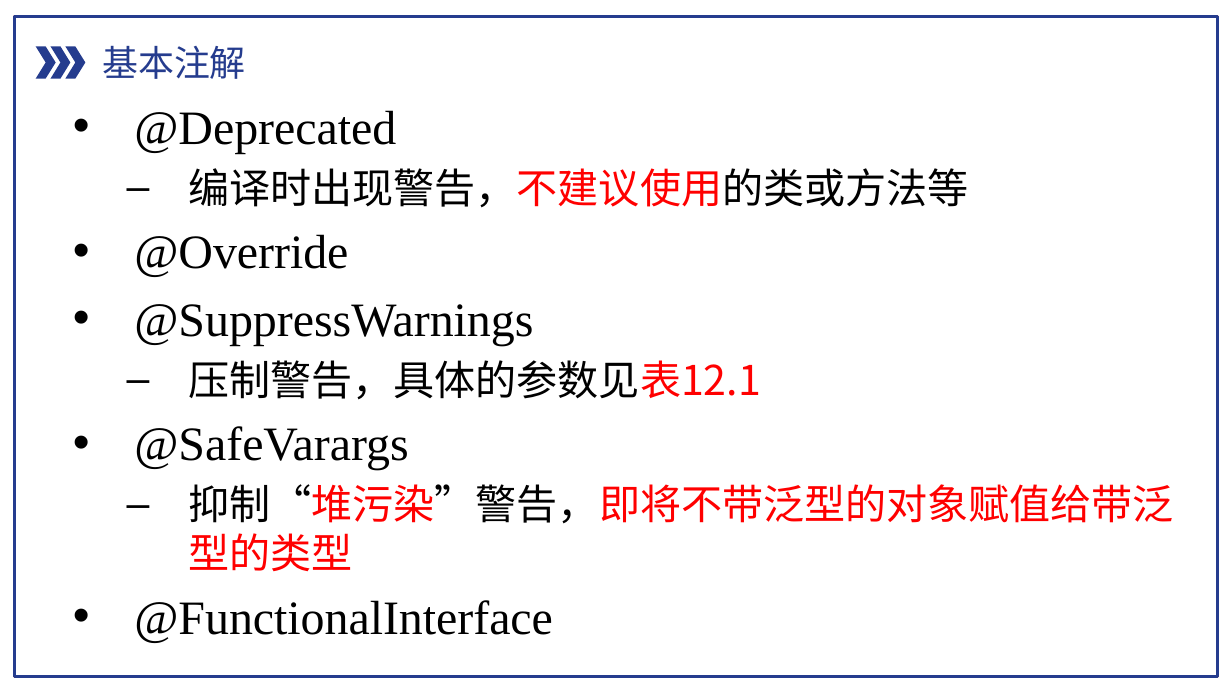
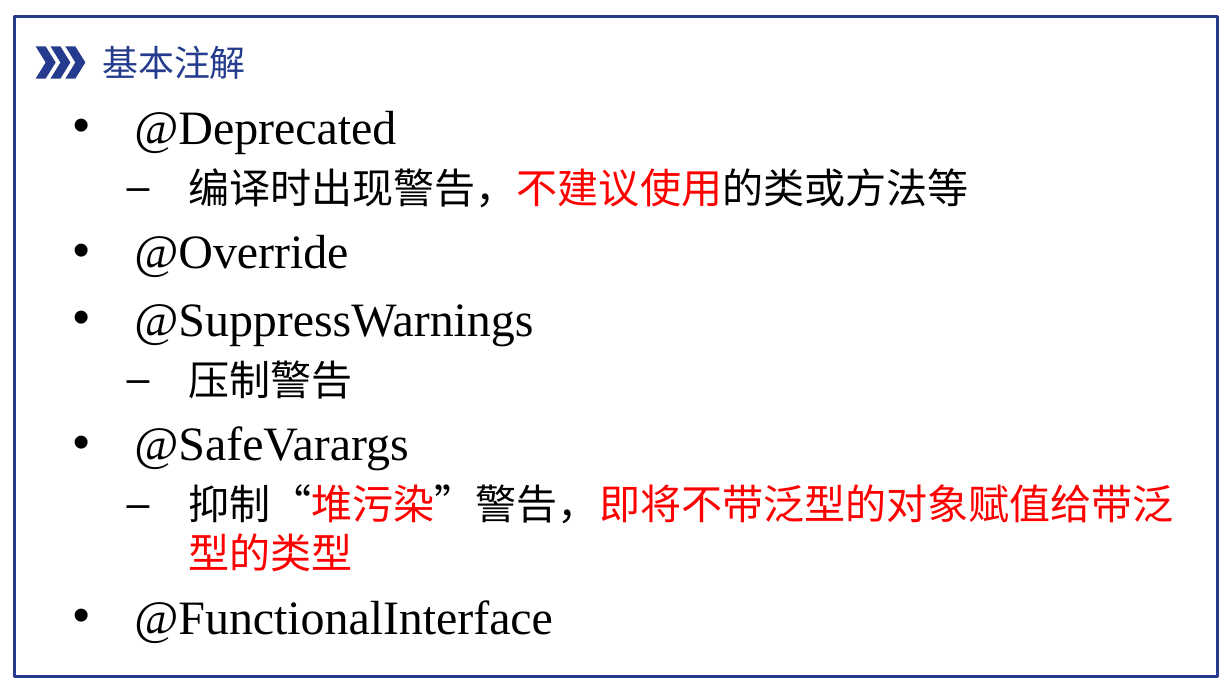
Before and after one commit to pdcxs/java-class-material, a slide deck: slide 6 of slides/08-Java面向对象编程-注解-反射-内部类-匿名内部类与Lambda表达式.pptx. Drawn at 1232x693 pixels with LibreOffice and Linux fonts; fonts in the diff are those of the drawing. Boxes give left, top, right and bottom in pixels: in the first picture for what was removed or moved away, otherwise in the second. Text is boxed around its words. In the diff, an @@ line names an element or a change of style, - is before the commit and + after.

```diff
--- a/slides/08-Java面向对象编程-注解-反射-内部类-匿名内部类与Lambda表达式.pptx
+++ b/slides/08-Java面向对象编程-注解-反射-内部类-匿名内部类与Lambda表达式.pptx
@@ text at [188, 360, 352, 399]: text changed @@
-  – 压制警告，具体的参数见表12.1
+  – 压制警告
```
Also in this commit, not shown: 4 other slides changed.
